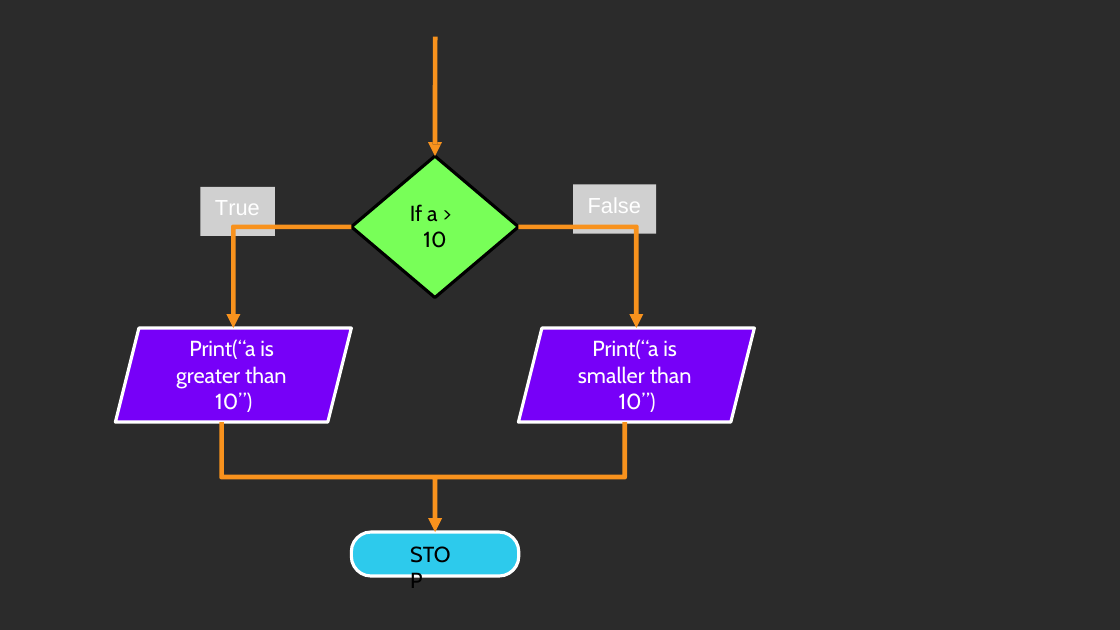
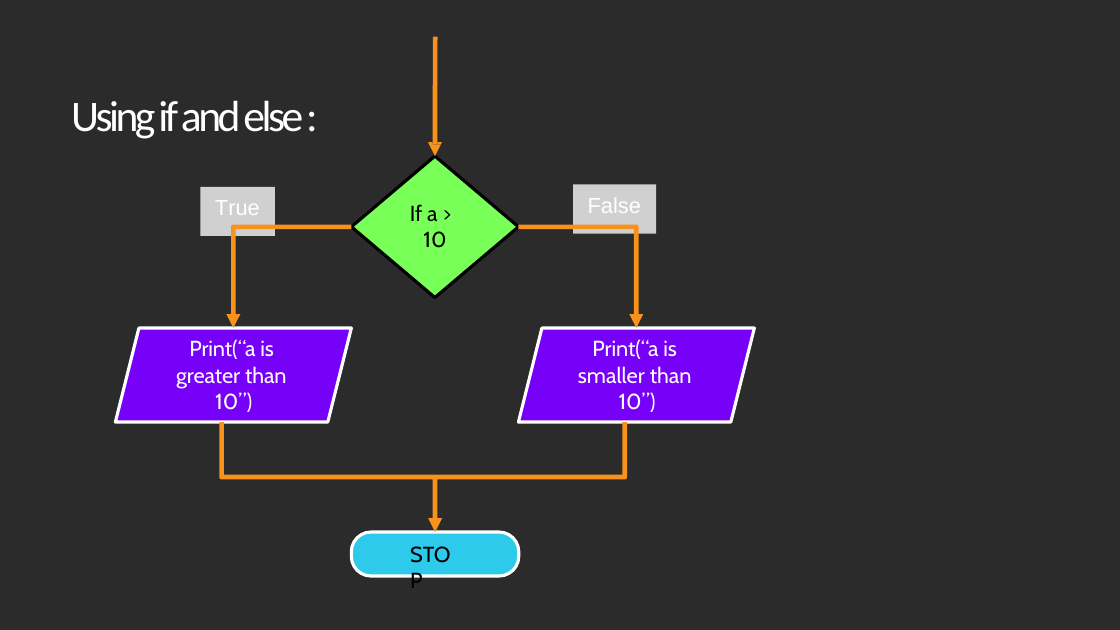
Before and after one commit to deepak404found/newkilo-Python-classes, a slide deck: slide 46 of notes/1. Introduction To python (1)-converted.pptx. Drawn at 1120x630 pixels with LibreOffice and Linux fonts; fonts in the diff are those of the drawing; grey boxes stand for pictures; background and template pictures are left out; a plain dark background stands for a picture behind light text. Boxes give left, top, right and bottom in pixels: in the first picture for what was removed or moved away, otherwise in the second. Text is boxed around its words. In the diff, an @@ line names an element or a change of style, - is before the commit and + after.

```diff
--- a/notes/1. Introduction To python (1)-converted.pptx
+++ b/notes/1. Introduction To python (1)-converted.pptx
@@ text added at <box>71,100,303,139</box>, 28 pt, text #FFFFFF @@
+Using if and else :
```
Also in this commit, not shown: 11 other slides changed, 1 other file.
